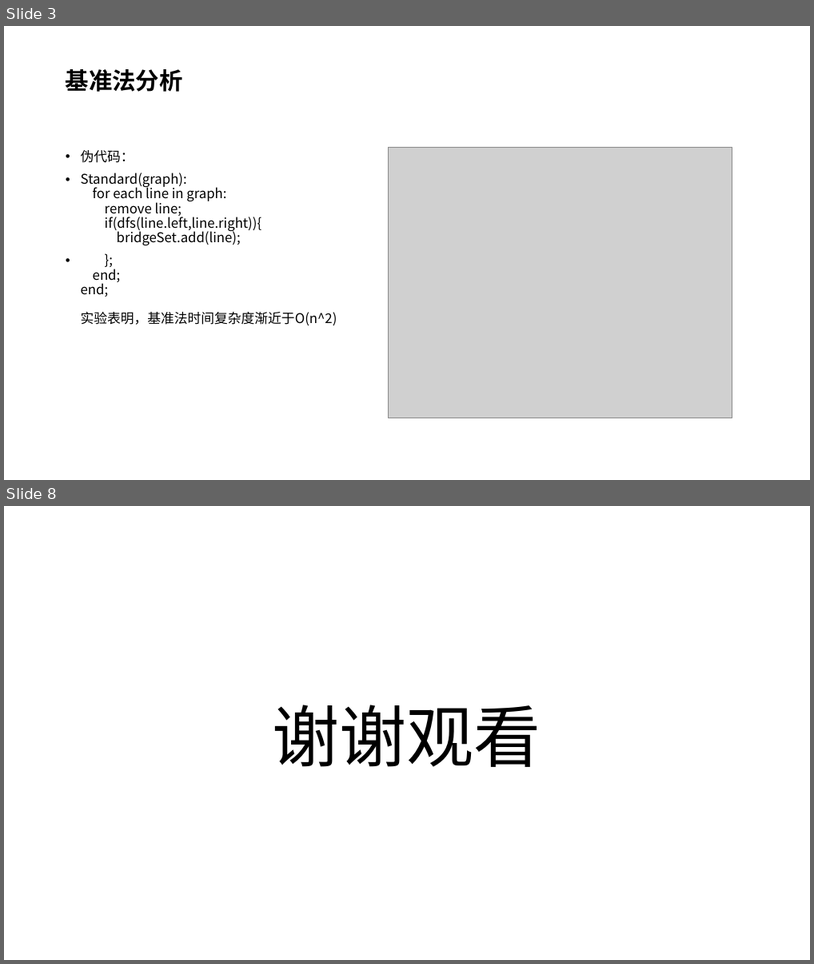
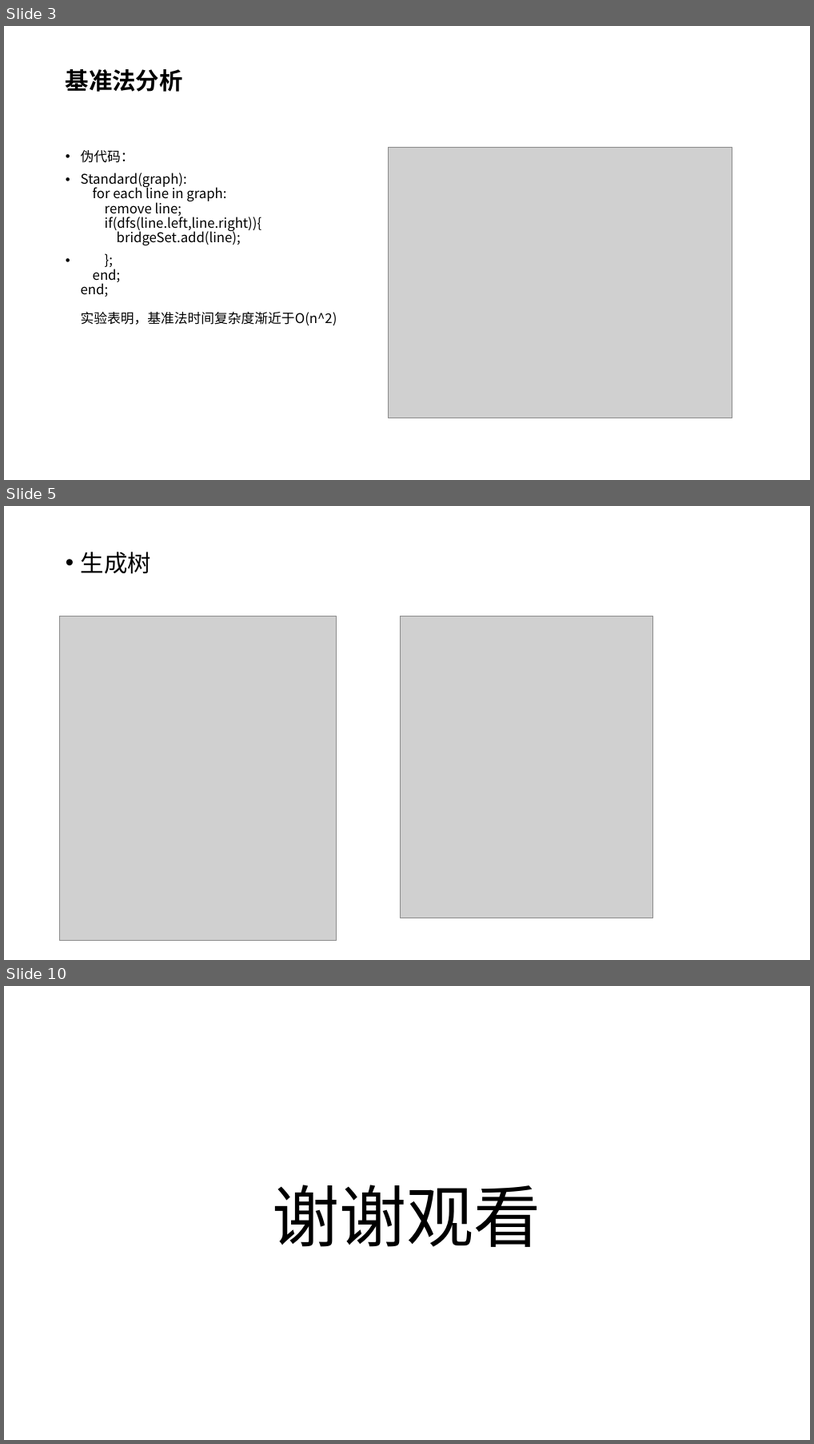
Before and after one commit to VirtualPuffer/Algorithm_Experiment, a slide deck: report/实验5/算法实验05.pptx. Shown one above the other, each under a label of ours: slides 3 and 8 before the commit, slides 3, 5 and 10 after it; the slides between them are not shown. The pictures are 814x964 and 814x1444 pixels, drawn with LibreOffice and Linux fonts; fonts in the diff are those of the drawing; grey boxes stand for pictures. Boxes give left, top, right and bottom in pixels: in the first picture for what was removed or moved away, otherwise in the second. Text is boxed around its words. In the diff, an @@ line names an element or a change of style, - is before the commit and + after.

```diff
--- a/report/实验5/算法实验05.pptx
+++ b/report/实验5/算法实验05.pptx
@@ slide 5 added at (4,506,810,960), background #FFFFFF @@
@@ text added at (81,552,151,574), 28 pt, text #000000 @@
+• 生成树
@@ picture added at (60,616,337,940) @@
@@ picture added at (400,616,654,917) @@
@@ what was slide 8 is now slide 10 @@
```
Also in this commit, not shown: 1 slide changed, 4 other slides added, 3 slides removed, 3 other files.
